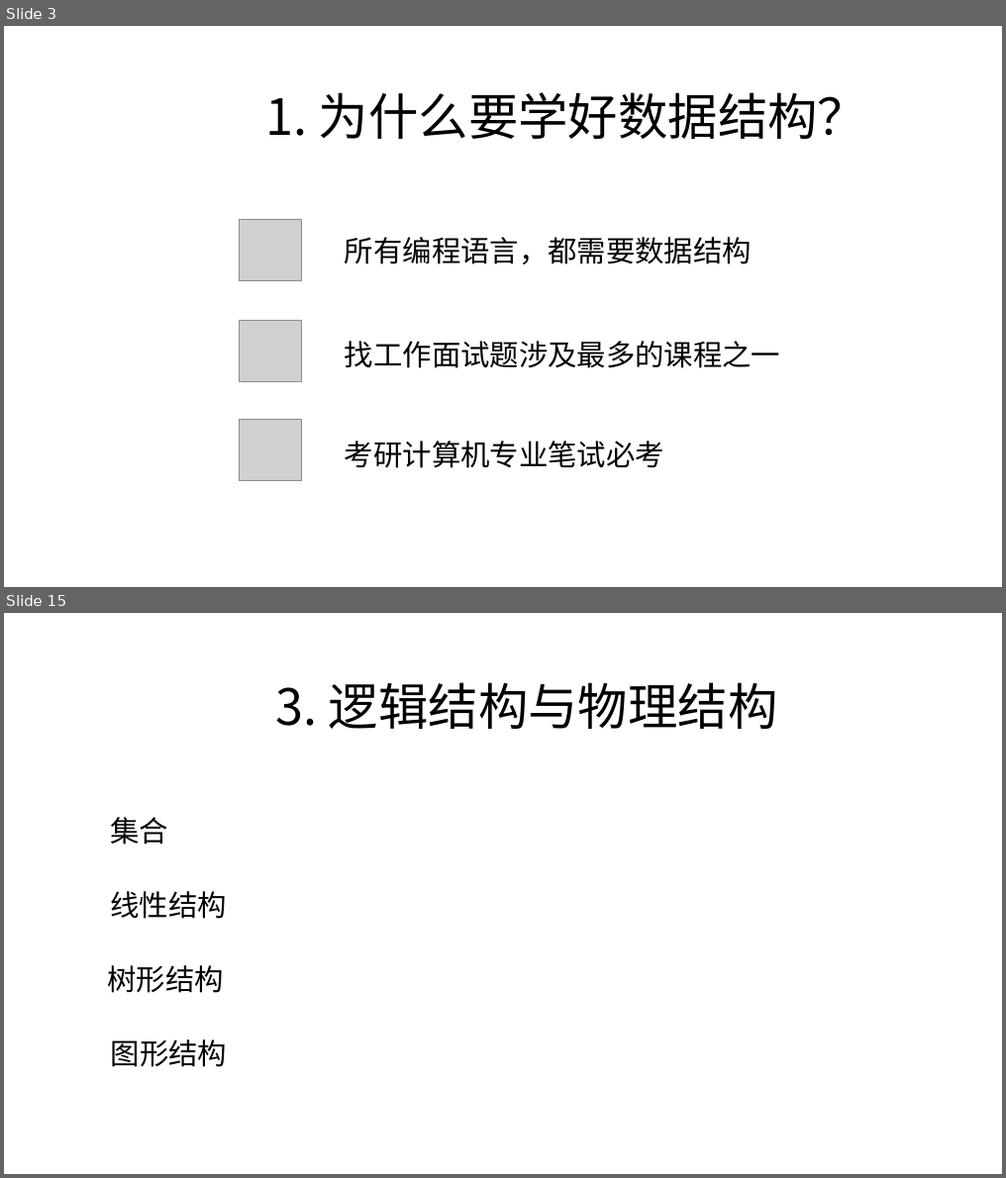
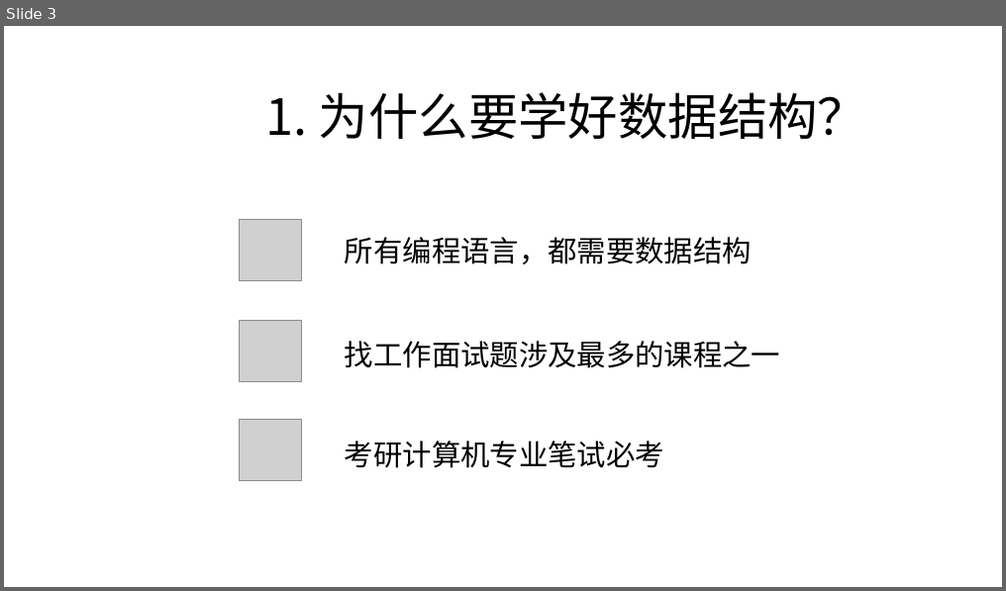
Before and after one commit to zjyesir/hmc_data_structure, a slide deck: 1绪论.pptx. Shown one above the other, each under a label of ours: slides 3 and 15 before the commit, slide 3 after it; the slides between them are not shown. The pictures are 1006x1178 and 1006x591 pixels, drawn with LibreOffice and Linux fonts; fonts in the diff are those of the drawing; grey boxes stand for pictures; background and template pictures are left out. Boxes give left, top, right and bottom in pixels: in the first picture for what was removed or moved away, otherwise in the second. Text is boxed around its words. In the diff, an @@ line names an element or a change of style, - is before the commit and + after.

Commit message:
1.绪论写完 2.改了一写结构布局，比如，定义和例子用橙色方块标注，并每张ppt里他们的位置都是一样的

```diff
--- a/1绪论.pptx
+++ b/1绪论.pptx
@@ slide 15 removed at [4, 613, 1002, 1174], background picture (left out) @@
@@ text removed at [276, 682, 778, 729] @@
-3. 逻辑结构与物理结构
@@ text removed at [111, 817, 169, 845] @@
-集合
@@ text removed at [111, 891, 227, 919] @@
-线性结构
@@ text removed at [107, 965, 223, 993] @@
-树形结构
@@ text removed at [111, 1040, 227, 1067] @@
-图形结构
```
Also in this commit, not shown: 11 slides changed, 6 slides added, 3 other slides removed, 3 other files.
